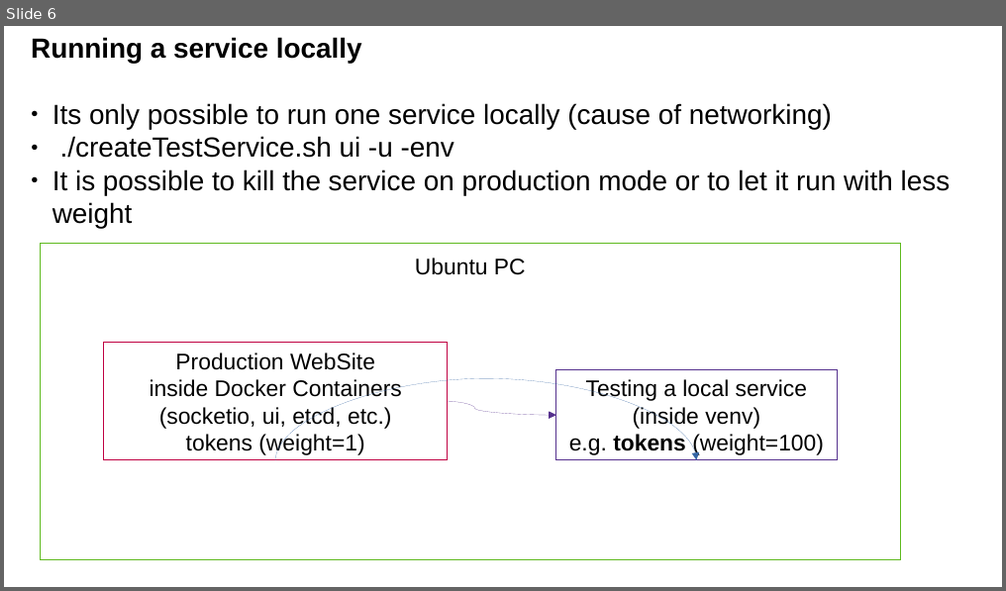
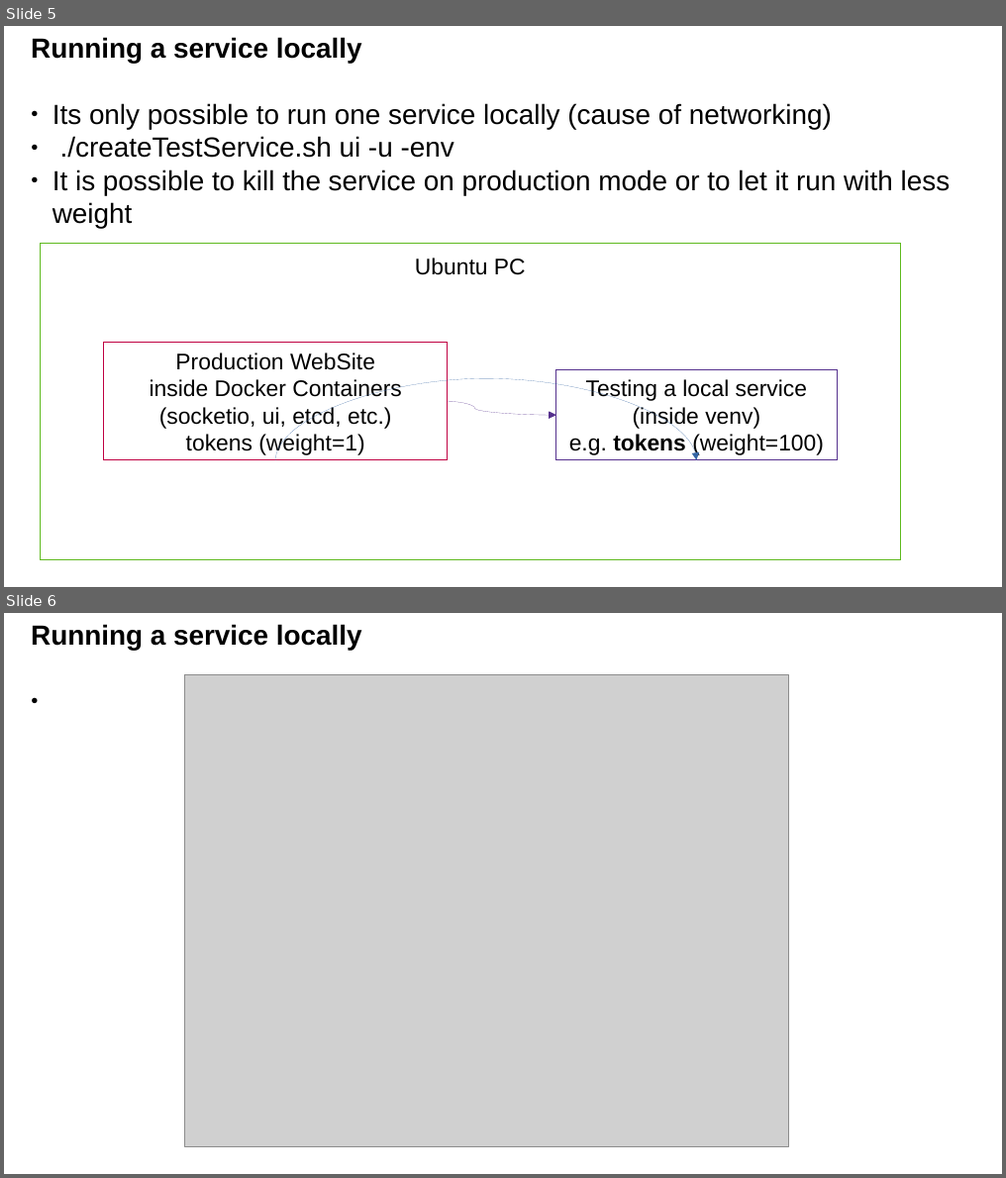
Before and after one commit to CesMak/microflack_admin, a slide deck: docu/praesi.odp. Shown one above the other, each under a label of ours: slide 6 before the commit, slides 5 and 6 after it. The pictures are 1006x591 and 1006x1178 pixels, drawn with LibreOffice and Linux fonts; fonts in the diff are those of the drawing; grey boxes stand for pictures. Boxes give left, top, right and bottom in pixels: in the first picture for what was removed or moved away, otherwise in the second. Text is boxed around its words. In the diff, an @@ line names an element or a change of style, - is before the commit and + after.

```diff
--- a/docu/praesi.odp
+++ b/docu/praesi.odp
@@ slide 6 added at <box>4,613,1002,1174</box>, background #FFFFFF @@
@@ text added at <box>31,624,362,650</box>, 22 pt, text #000000, bold @@
+Running a service locally
@@ picture added at <box>185,674,789,1148</box> @@
@@ what was slide 6 is now slide 5 @@
```
Also in this commit, not shown: 1 other slide added, 2 slides removed, 1 other file.
